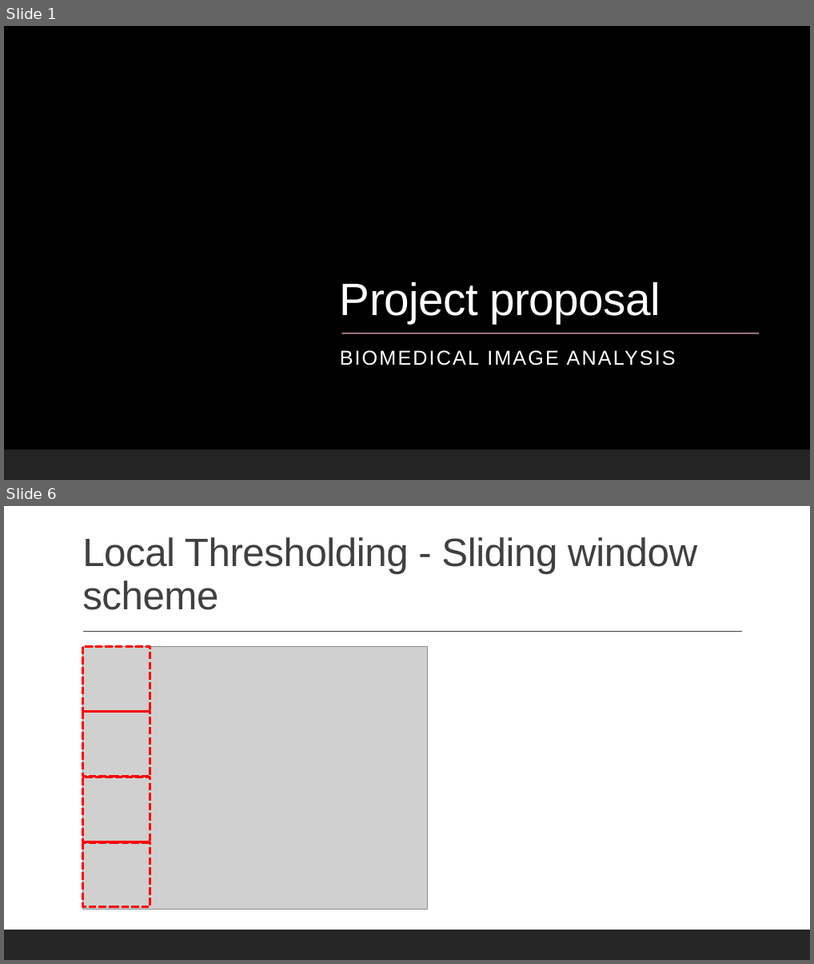
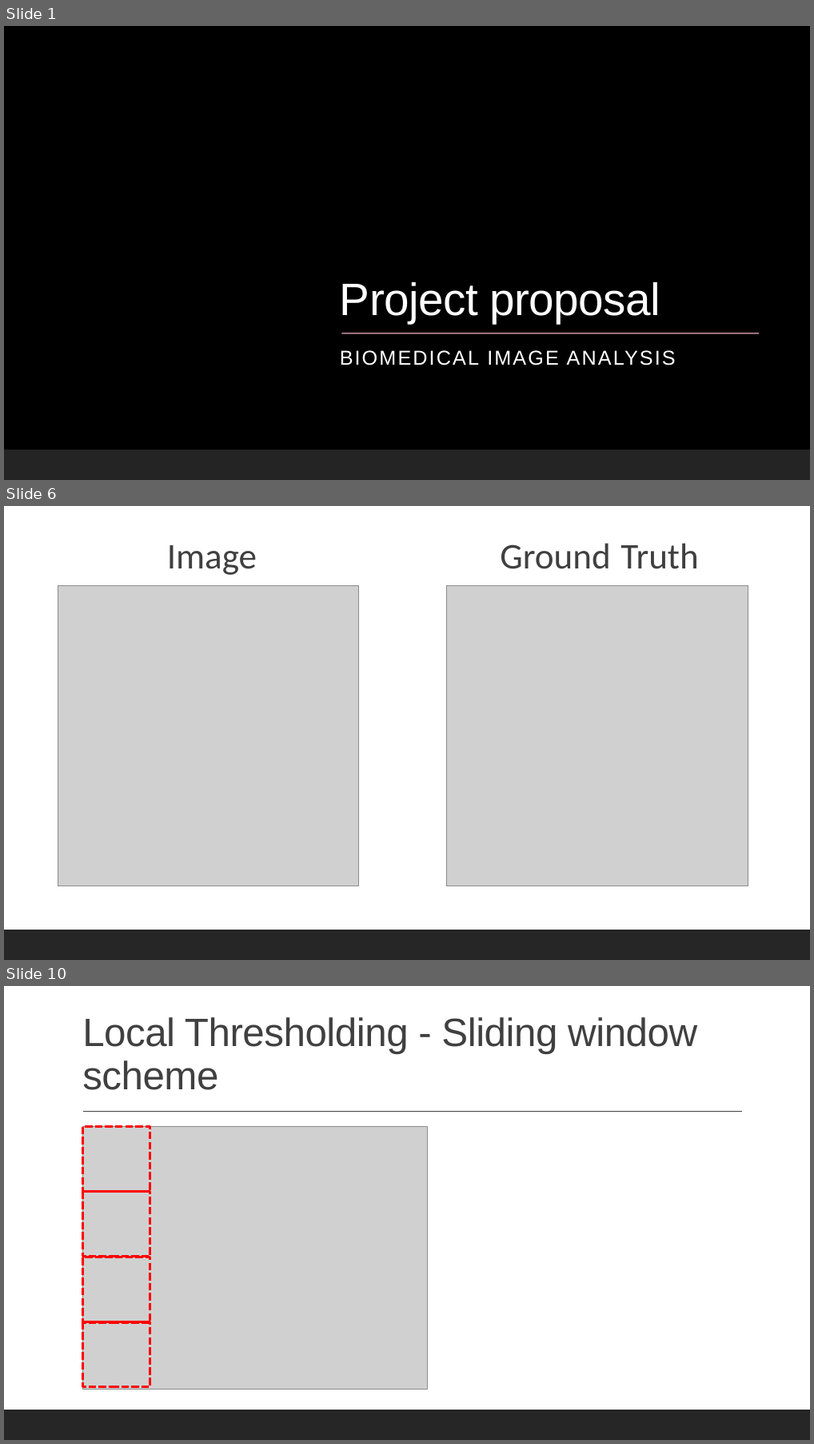
Before and after one commit to datascience-mobi-2022/2022-topic-01-team-04, a slide deck: presentation/layout(2).pptx. Shown one above the other, each under a label of ours: slides 1 and 6 before the commit, slides 1, 6 and 10 after it; the slides between them are not shown. The pictures are 814x964 and 814x1444 pixels, drawn with LibreOffice and Linux fonts; fonts in the diff are those of the drawing; grey boxes stand for pictures; background and template pictures are left out. Boxes give left, top, right and bottom in pixels: in the first picture for what was removed or moved away, otherwise in the second. Text is boxed around its words. In the diff, an @@ line names an element or a change of style, - is before the commit and + after.

```diff
--- a/presentation/layout(2).pptx
+++ b/presentation/layout(2).pptx
@@ slide 6 added at box(4, 506, 810, 960), background #FFFFFF; not listed: 1 template element that a slide beside it also shows @@
@@ text added at box(167, 545, 257, 575), 43 pt, text #404040 @@
+Image
@@ text added at box(500, 543, 698, 569), 43 pt, text #404040 @@
+Ground Truth
@@ picture added at box(58, 586, 359, 886) @@
@@ picture added at box(447, 586, 749, 886) @@
@@ what was slide 6 is now slide 10 @@
```
Also in this commit, not shown: 5 slides changed, 3 other slides added.
